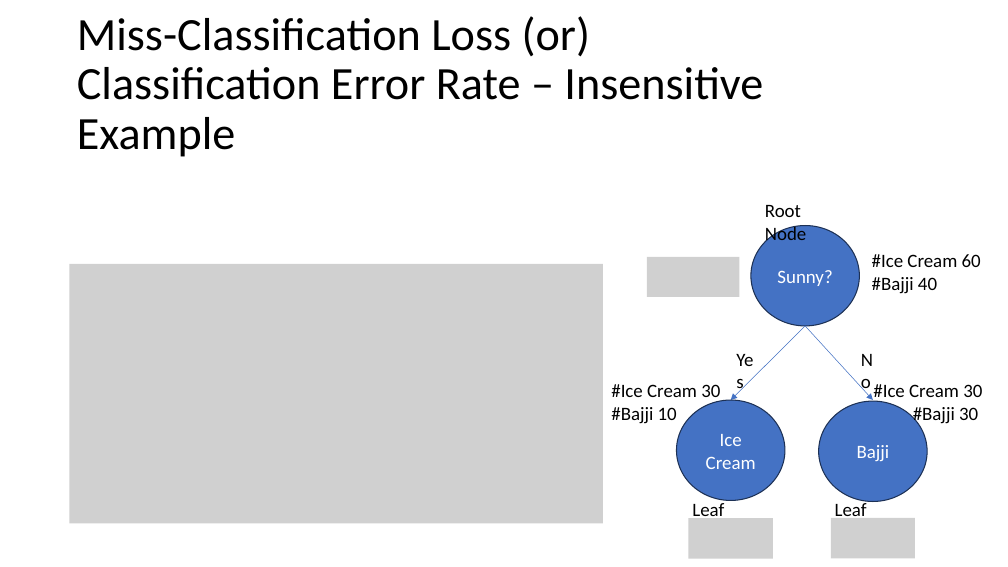
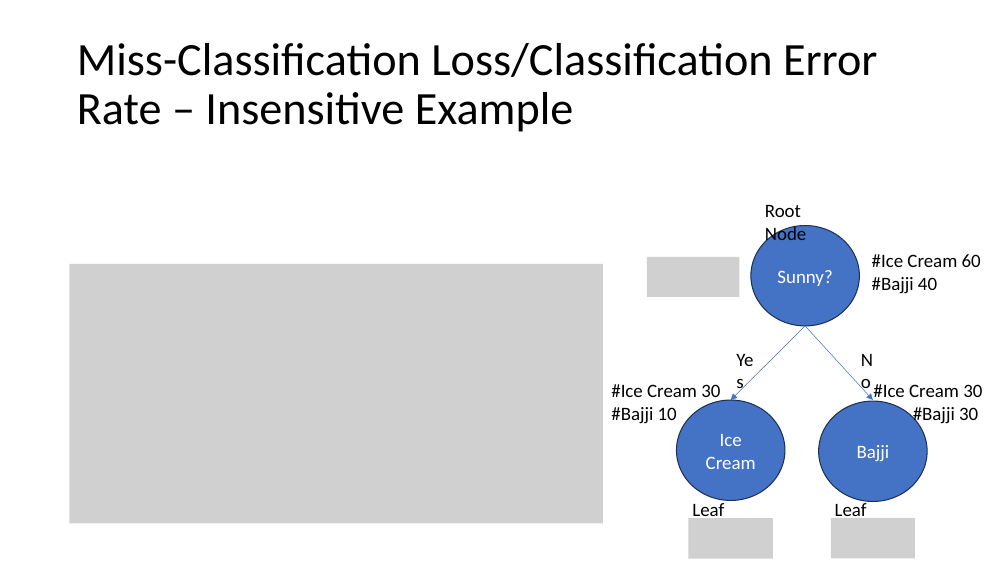
Before and after one commit to meenakshsundaram/AIML, a slide deck: slide 22 of DecisionTrees/DecisionTrees.pptx. Drawn at 1008x567 pixels with LibreOffice and Linux fonts; fonts in the diff are those of the drawing; grey boxes stand for pictures. Boxes give left, top, right and bottom in pixels: in the first picture for what was removed or moved away, otherwise in the second. Text is boxed around its words. In the diff, an @@ line names an element or a change of style, - is before the commit and + after.

```diff
--- a/DecisionTrees/DecisionTrees.pptx
+++ b/DecisionTrees/DecisionTrees.pptx
@@ title at box(77, 43, 877, 132): text changed @@
-Miss-Classification Loss (or)
-Classification Error Rate – Insensitive Example
+Miss-Classification Loss/Classification Error Rate – Insensitive Example
```
Also in this commit, not shown: 7 other slides changed, 7 slides added, 4 slides removed.
